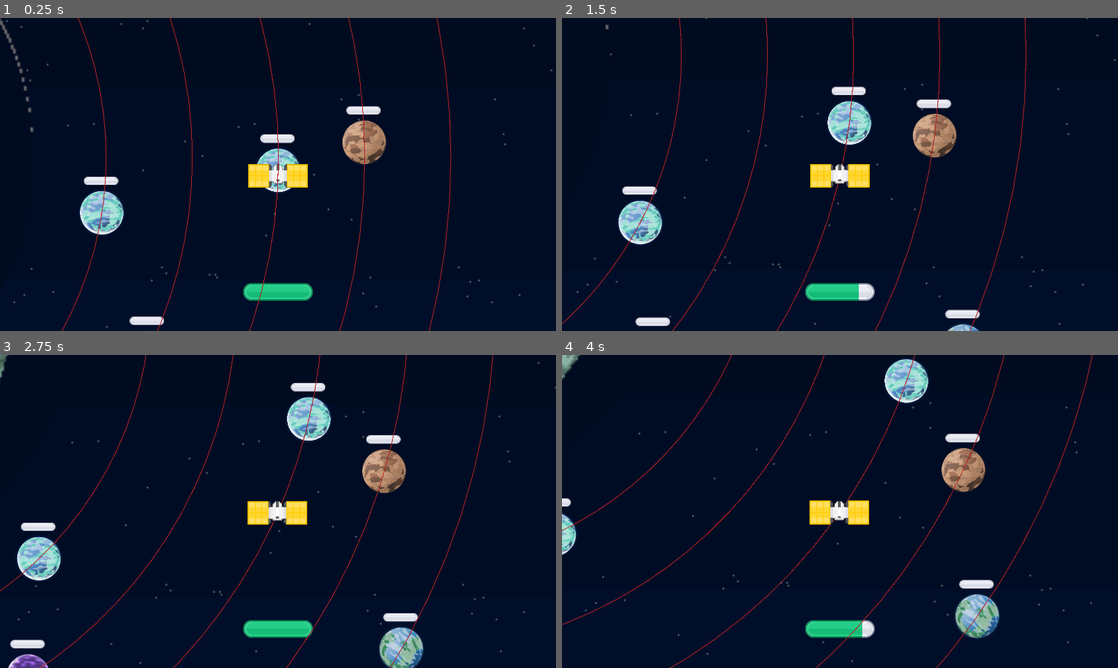
Above: before the commit, frames 1-4 (two rows, left to right).
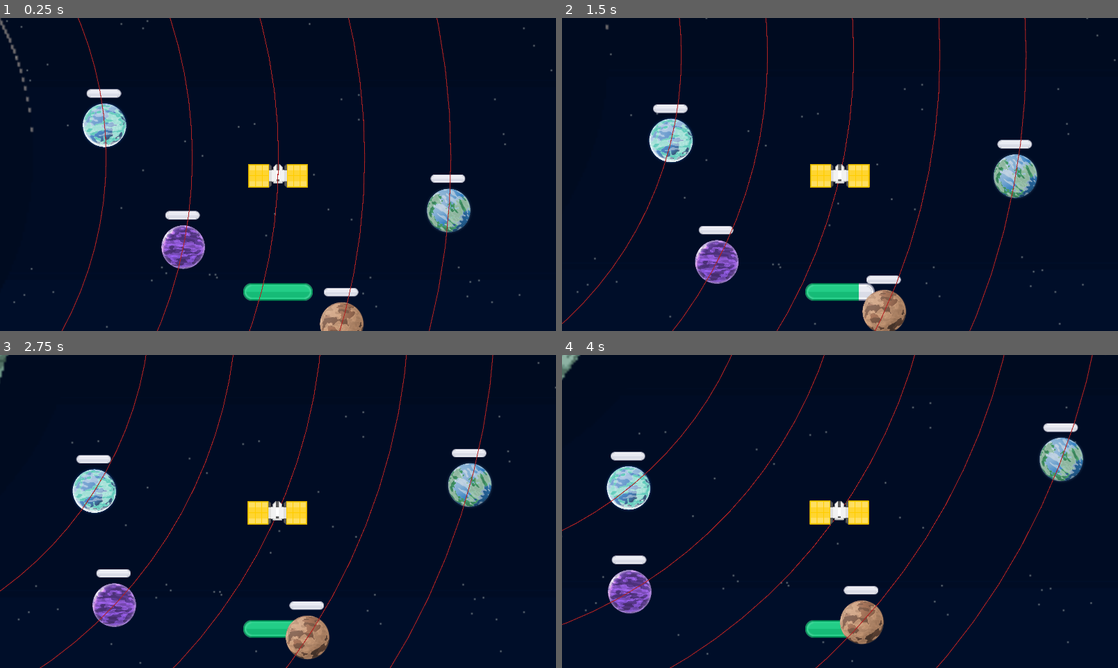
Above: after the commit, the same moments.

Repository: ThreeChooseOne/loopiter
Game: Godot game, scene res://main.tscn
Same seed, same stepped clock (60 frames per second), same inputs: the game is played once before the commit and once after it.
Inputs:
- Up to frame 1 (0.25 s): no input
- Up to frame 2 (1.5 s): tap Enter at 0.5 s; hold Up 0.53-1.28 s; tap I at 0.6 s; hold Down from 1.28 s (still down); tap O at 1.35 s
- Up to frame 3 (2.75 s): release Down at 2.03 s; hold Up from 2.03 s (still down); tap V at 2.1 s
- Up to frame 4 (4 s): tap I at 2.85 s; release Up at 3.53 s; hold Down from 3.53 s (still down); tap O at 3.6 s

The runs differ from the first frame. In frame 1, 6.7% of the frame differs, in the area x 14-85%, y 22-100%; in frame 2, 7.7%; in frame 3, 8.7%, in the area x 1-89%, y 8-100%; in frame 4, 7.4%.

Commit message:
Add safeguards so moons don't spawn too close to the player

Diff:
--- a/main.gd
+++ b/main.gd
@@ -32,6 +32,7 @@
 # Moon positioning settings
 const MIN_MOON_DISTANCE = 0.15 # Minimum distance between moons (as fraction of orbit)
 const POSITION_RANDOMNESS = 0.08  # How much to randomly offset from even spacing
+const MIN_DISTANCE_FROM_PLAYER = 0.25  # Keep moons at least 25% away from player on orbit 10
 
 func _ready() -> void:
 	# Add 21 orbits
@@ -60,7 +61,7 @@
 	orbits[15].visualize_debug(true)
 	orbits[20].visualize_debug(true)
 
-	# Create player
+	# Create player on orbit 10
 	player = player_scene.instantiate()
 	player.name = "Player" # Important for collision detection
 	orbits[10].add_child(player)
@@ -92,8 +93,8 @@
 	var orbit = orbits[orbit_index]
 	var orbit_speed = orbit_speeds[orbit_index]
 
-	# Generate positions for all moons in this orbit
-	var moon_positions = generate_moon_positions(moons_per_orbit)
+		# Generate positions for all moons in this orbit (player-aware for orbit 10)
+	var moon_positions = generate_moon_positions_safe(moons_per_orbit, orbit_index)
 
 	for moon_index in range(moons_per_orbit):
 		var moon = create_moon(orbit_index, moon_index, orbit_speed)
@@ -106,15 +107,25 @@
 
 		print("Created moon ", moon.name, " at progress ", "%.3f" % moon_progress, " with speed ", orbit_speed)
 
-func generate_moon_positions(num_moons: int) -> Array[float]:
-	# Generate well-spaced positions for moons on an orbit
+		# Extra safety check for player orbit
+		if orbit_index == 10:
+			var distance_from_player = calculate_circular_distance(moon_progress, 0.0)
+			print("  Distance from player: ", "%.3f" % distance_from_player)
+
+func generate_moon_positions_safe(num_moons: int, orbit_index: int) -> Array[float]:
+	# Generate well-spaced positions for moons, avoiding player if on same orbit
 	var positions: Array[float] = []
+	var player_position = 0.0  # Player starts at progress 0
 
 	# Start with even spacing
 	for i in range(num_moons):
 		var base_position = float(i) / float(num_moons)
 		positions.append(base_position)
 
+	# If this is the player's orbit, adjust base positions to avoid player
+	if orbit_index == 10:
+		positions = adjust_positions_for_player(positions, player_position)
+
 	# Add controlled randomness while maintaining minimum distance
 	for i in range(positions.size()):
 		var random_offset = randf_range(-POSITION_RANDOMNESS, POSITION_RANDOMNESS)
@@ -123,12 +134,39 @@
 		# Wrap around the orbit (0.0 to 1.0)
 		new_position = fmod(new_position + 1.0, 1.0)
 
-		# Check if this position is valid (far enough from other moons)
-		if is_position_valid(new_position, positions, i):
+		# Check if this position is valid (far enough from other moons AND player)
+		var valid_position = is_position_valid(new_position, positions, i)
+
+		# If this is the player's orbit, also check distance from player
+		if orbit_index == 10:
+			var distance_from_player = calculate_circular_distance(new_position, player_position)
+			if distance_from_player < MIN_DISTANCE_FROM_PLAYER:
+				valid_position = false
+
+		if valid_position:
 			positions[i] = new_position
-		# If not valid, keep the original even spacing position
+		# If not valid, keep the original safe position
 
 	return positions
+
+func adjust_positions_for_player(positions: Array[float], player_position: float) -> Array[float]:
+	# Adjust base positions to ensure they're far from player
+	var safe_positions: Array[float] = []
+
+	for i in range(positions.size()):
+		var base_pos = positions[i]
+		var distance_from_player = calculate_circular_distance(base_pos, player_position)
+
+		if distance_from_player < MIN_DISTANCE_FROM_PLAYER:
+			# Move this position to a safe location
+			var safe_pos = player_position + MIN_DISTANCE_FROM_PLAYER + (i * 0.15)
+			safe_pos = fmod(safe_pos, 1.0)  # Wrap around
+			safe_positions.append(safe_pos)
+			print("  Adjusted moon ", i, " from ", "%.3f" % base_pos, " to ", "%.3f" % safe_pos, " (too close to player)")
+		else:
+			safe_positions.append(base_pos)
+
+	return safe_positions
 
 func is_position_valid(test_position: float, existing_positions: Array[float], skip_index: int) -> bool:
 	# Check if a position is far enough from all other moons
